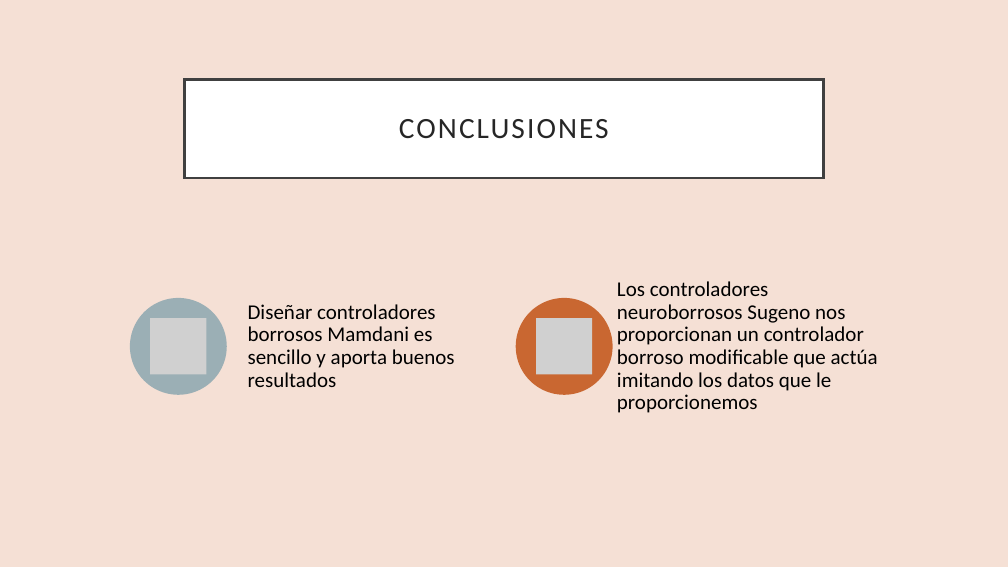
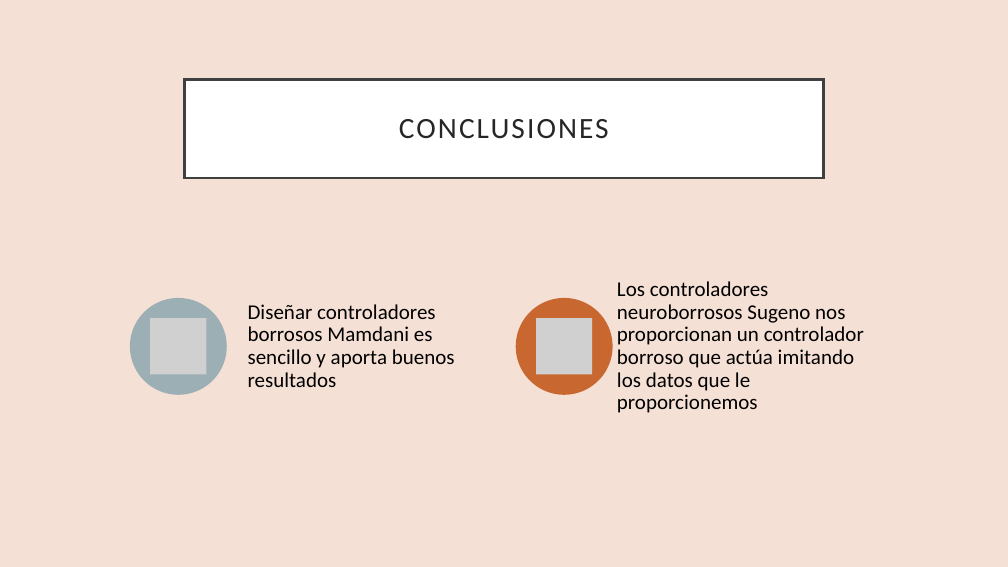
Before and after one commit to JuanCasado/CONTROL, a slide deck: slide 15 of LAB/P4/Presentacion SCI - Practica Final.pptx. Drawn at 1008x567 pixels with LibreOffice and Linux fonts; fonts in the diff are those of the drawing; grey boxes stand for pictures. Boxes give left, top, right and bottom in pixels: in the first picture for what was removed or moved away, otherwise in the second. Text is boxed around its words. In the diff, an @@ line names an element or a change of style, - is before the commit and + after.

```diff
--- a/LAB/P4/Presentacion SCI - Practica Final.pptx
+++ b/LAB/P4/Presentacion SCI - Practica Final.pptx
@@ text at box(617, 281, 864, 413): text changed @@
-Los controladores neuroborrosos Sugeno nos proporcionan un controlador borroso modificable que actúa imitando los datos que le proporcionemos
+Los controladores neuroborrosos Sugeno nos proporcionan un controlador borroso que actúa imitando los datos que le proporcionemos
```
Also in this commit, not shown: 4 other files.
